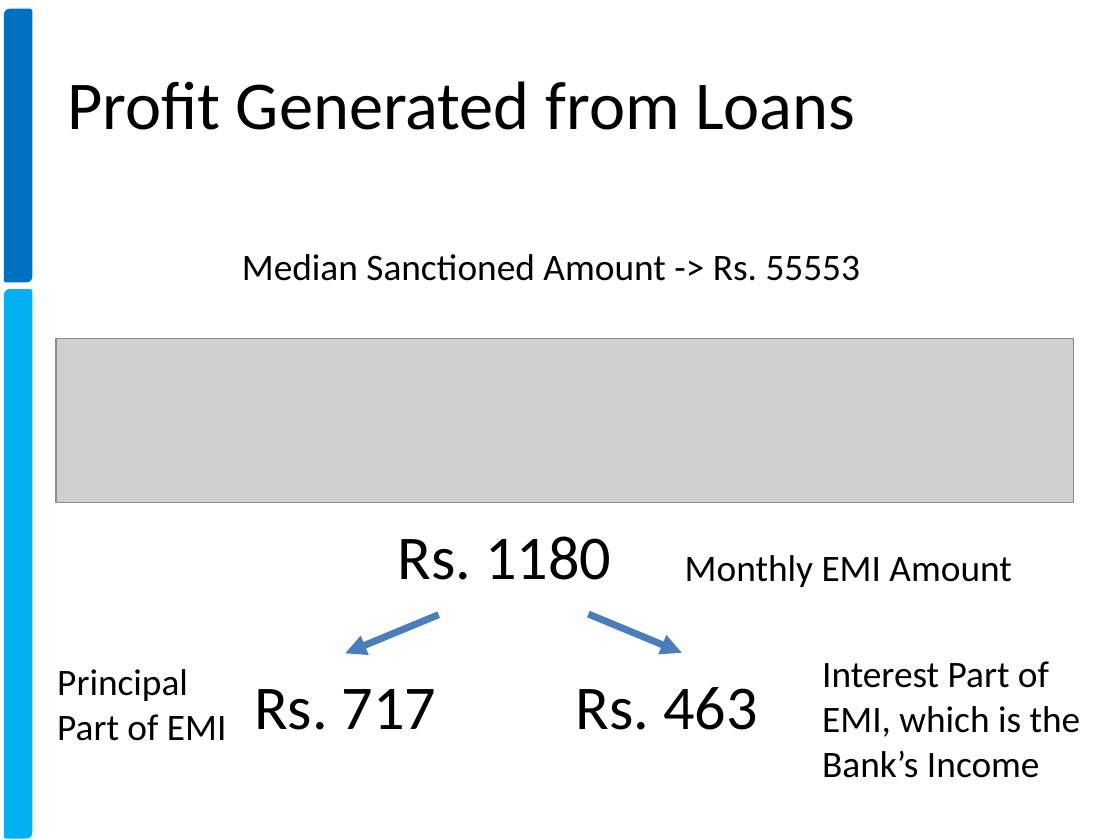
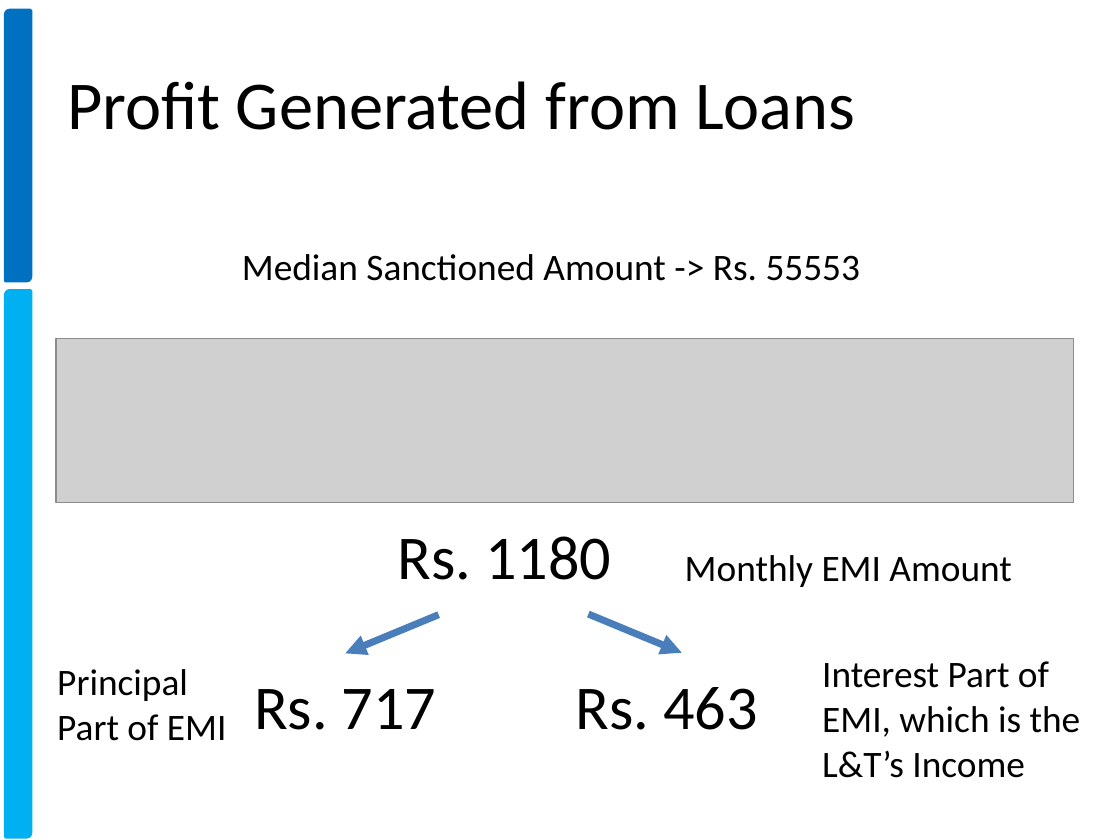
Before and after one commit to xavierigneous/Vehicle-Loan-Default-Prediction, a slide deck: slide 17 of Pravin Kumar/Vehicle Loan Default Prediction.pptx (slide 15 before the commit). Drawn at 1120x840 pixels with LibreOffice and Linux fonts; fonts in the diff are those of the drawing; grey boxes stand for pictures; background and template pictures are left out. Boxes give left, top, right and bottom in pixels: in the first picture for what was removed or moved away, otherwise in the second. Text is boxed around its words. In the diff, an @@ line names an element or a change of style, - is before the commit and + after.

```diff
--- a/Pravin Kumar/Vehicle Loan Default Prediction.pptx
+++ b/Pravin Kumar/Vehicle Loan Default Prediction.pptx
@@ text at (822, 661, 1081, 778): text changed @@
-Interest Part of EMI, which is the Bank’s Income
+Interest Part of EMI, which is the L&T’s Income
```
Also in this commit, not shown: 15 other slides changed, 4 slides added, 1 slide removed, 4 other files.
